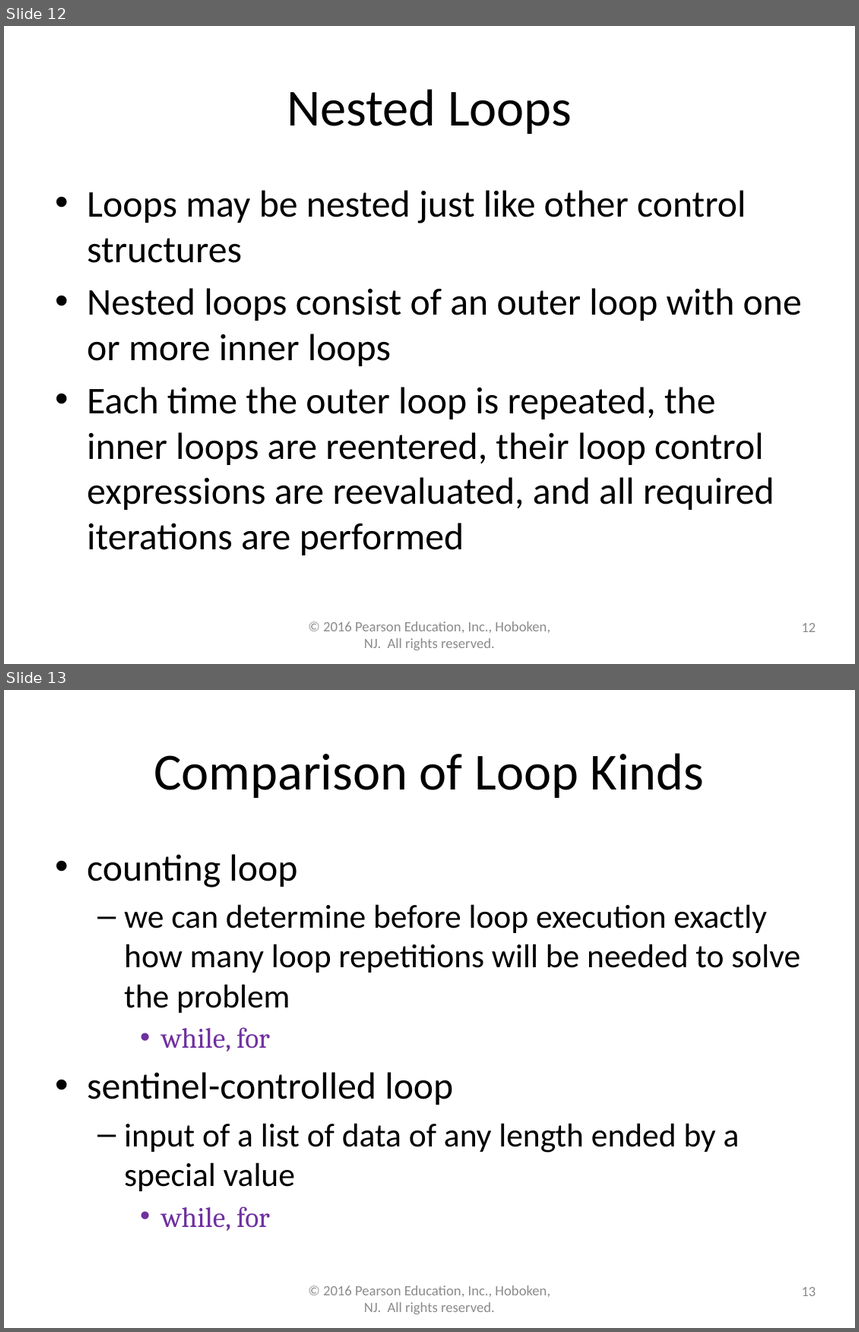
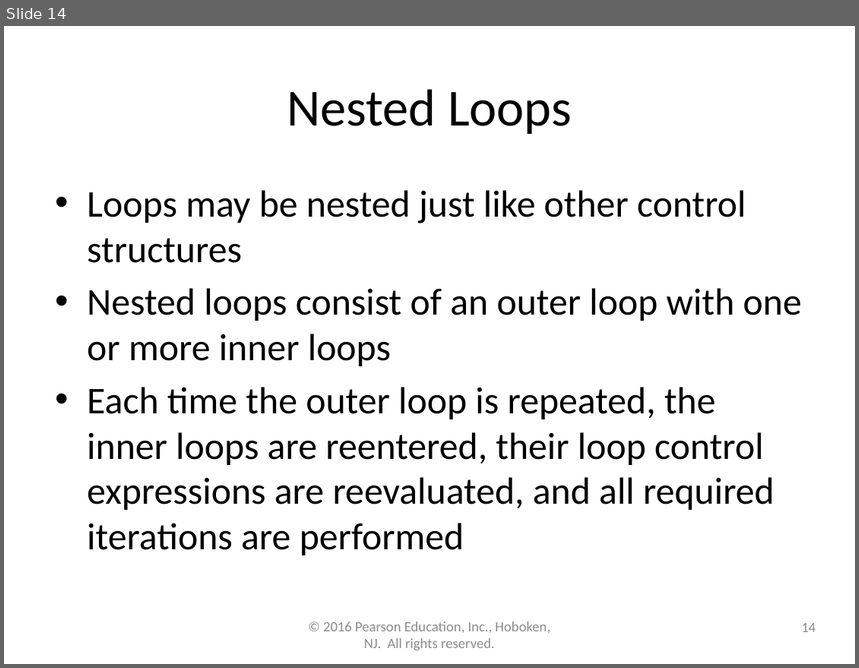
Before and after one commit to lgw2/lgw2.github.io, a slide deck: _teaching/csci112-fall-2023/lectures/ppts/Chapter5.pptx. Shown one above the other, each under a label of ours: slides 12 and 13 before the commit, slide 14 after it. The pictures are 859x1332 and 859x668 pixels, drawn with LibreOffice and Linux fonts; fonts in the diff are those of the drawing. Boxes give left, top, right and bottom in pixels: in the first picture for what was removed or moved away, otherwise in the second. Text is boxed around its words. In the diff, an @@ line names an element or a change of style, - is before the commit and + after.

```diff
--- a/_teaching/csci112-fall-2023/lectures/ppts/Chapter5.pptx
+++ b/_teaching/csci112-fall-2023/lectures/ppts/Chapter5.pptx
@@ slide 13 removed at [4, 690, 855, 1328], background #FFFFFF @@
@@ title removed at [154, 753, 705, 798] @@
-Comparison of Loop Kinds
@@ text removed at [87, 854, 800, 1231] @@
-• counting loop
-  – we can determine before loop execution exactly how many loop repetitions will be needed to solve the problem
-    • while, for
-• sentinel-controlled loop
-  – input of a list of data of any length ended by a special value
-    • while, for
@@ text removed at [323, 1286, 550, 1315] @@
-© 2016 Pearson Education, Inc., Hoboken, NJ. All rights reserved.
@@ page number removed at [802, 1287, 816, 1296] @@
-13
@@ what was slide 12 is now slide 14 @@
@@ page number at [802, 623, 816, 632]: text changed @@
-12
+14
```
Also in this commit, not shown: 32 other slides removed, 2 other files.
